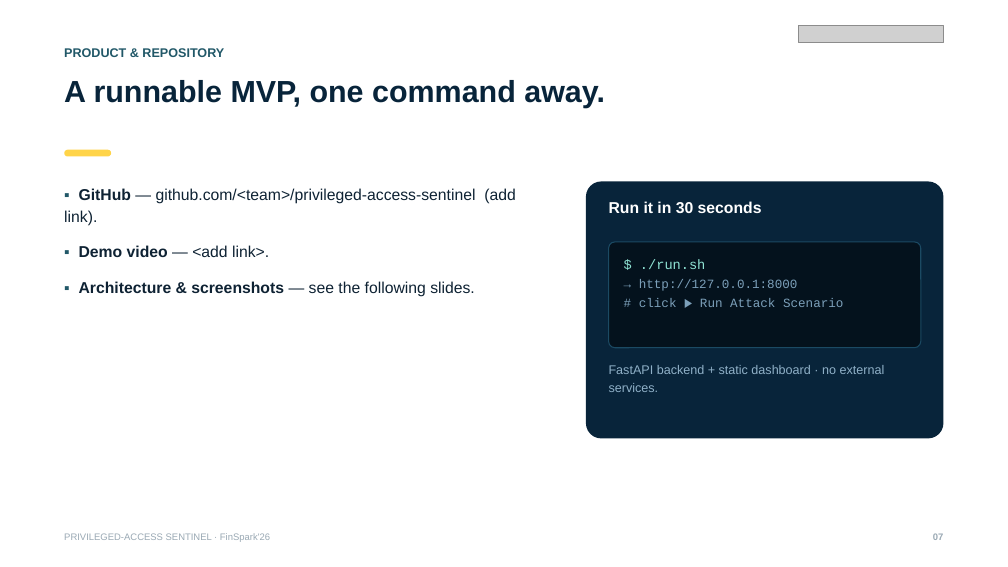
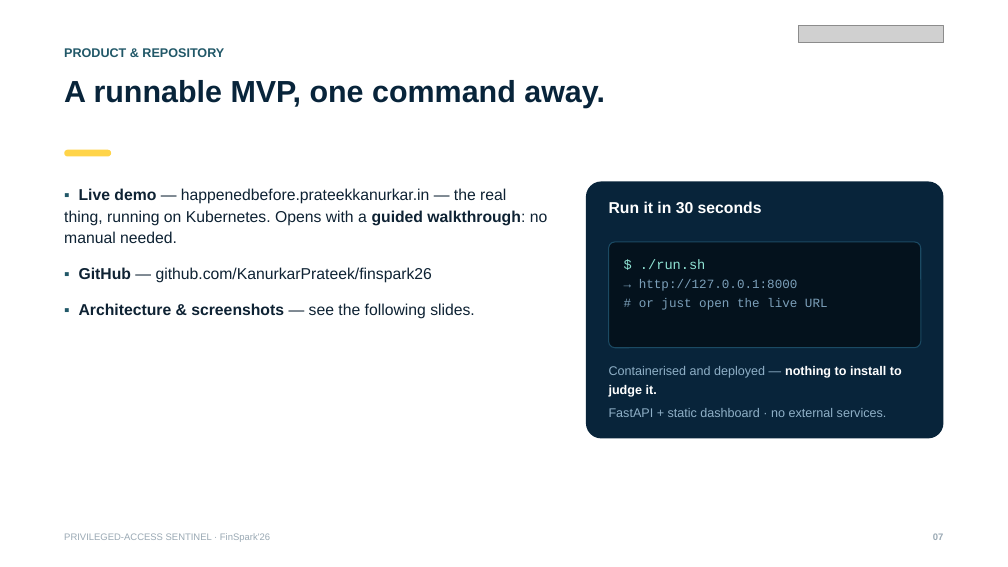
Before and after one commit to KanurkarPrateek/finspark26, a slide deck: slide 7 of FinSpark26_PrivilegedAccessSentinel.pptx. Drawn at 1008x567 pixels with LibreOffice and Linux fonts; fonts in the diff are those of the drawing; grey boxes stand for pictures. Boxes give left, top, right and bottom in pixels: in the first picture for what was removed or moved away, otherwise in the second. Text is boxed around its words. In the diff, an @@ line names an element or a change of style, - is before the commit and + after.

```diff
--- a/FinSpark26_PrivilegedAccessSentinel.pptx
+++ b/FinSpark26_PrivilegedAccessSentinel.pptx
@@ text at [64, 188, 548, 283]: text changed @@
-▪ GitHub — github.com/<team>/privileged-access-sentinel (add link).
-▪ Demo video — <add link>.
+▪ Live demo — happenedbefore.prateekkanurkar.in — the real thing, running on Kubernetes. Opens with a guided walkthrough: no manual needed.
+▪ GitHub — github.com/KanurkarPrateek/finspark26
@@ text at [639, 299, 828, 310]: text changed @@
-# click ▶ Run Attack Scenario
+# or just open the live URL
@@ text at [609, 366, 902, 417]: text changed @@
-FastAPI backend + static dashboard · no external services.
+Containerised and deployed — nothing to install to judge it.
+FastAPI + static dashboard · no external services.
```
Also in this commit, not shown: 2 other slides changed, 8 other files.
